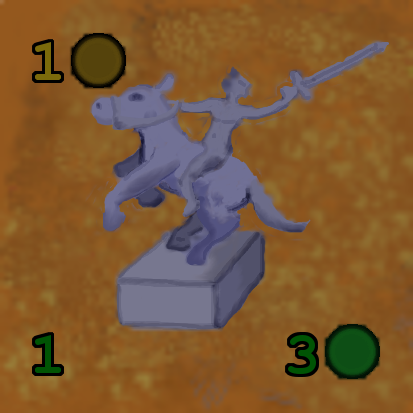
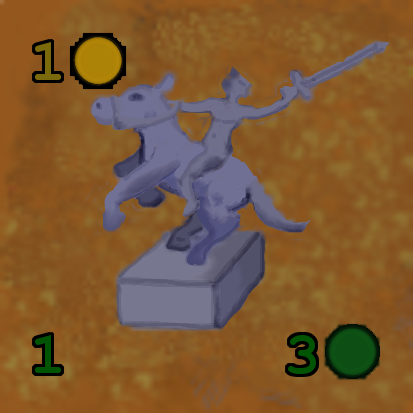
Revision of a layered 413 × 413 image; what changed, layer by layer:
renamed "Icono Oro.png" to "Icono Oro.png #1", painted on it over [70,33,126,89]
